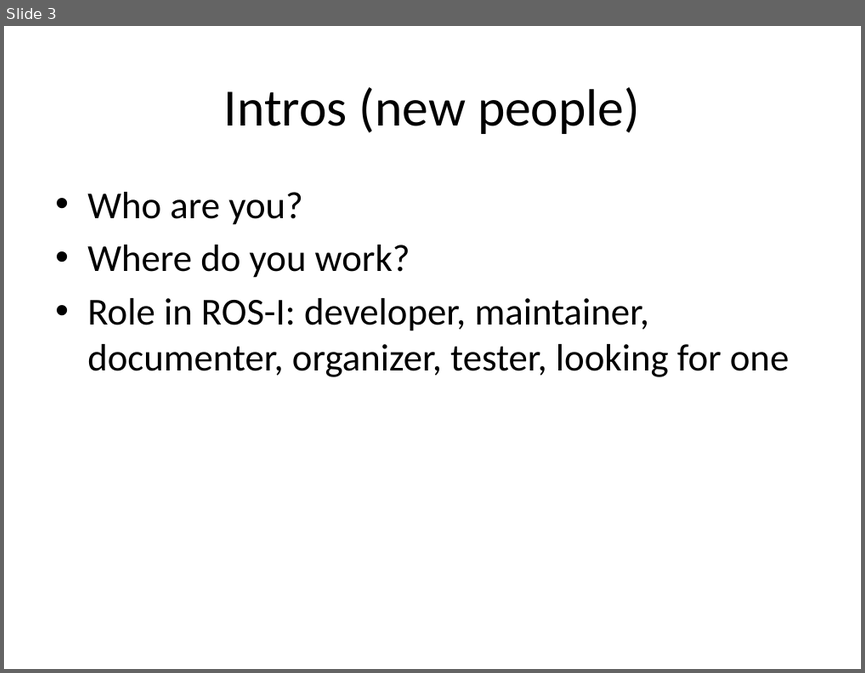
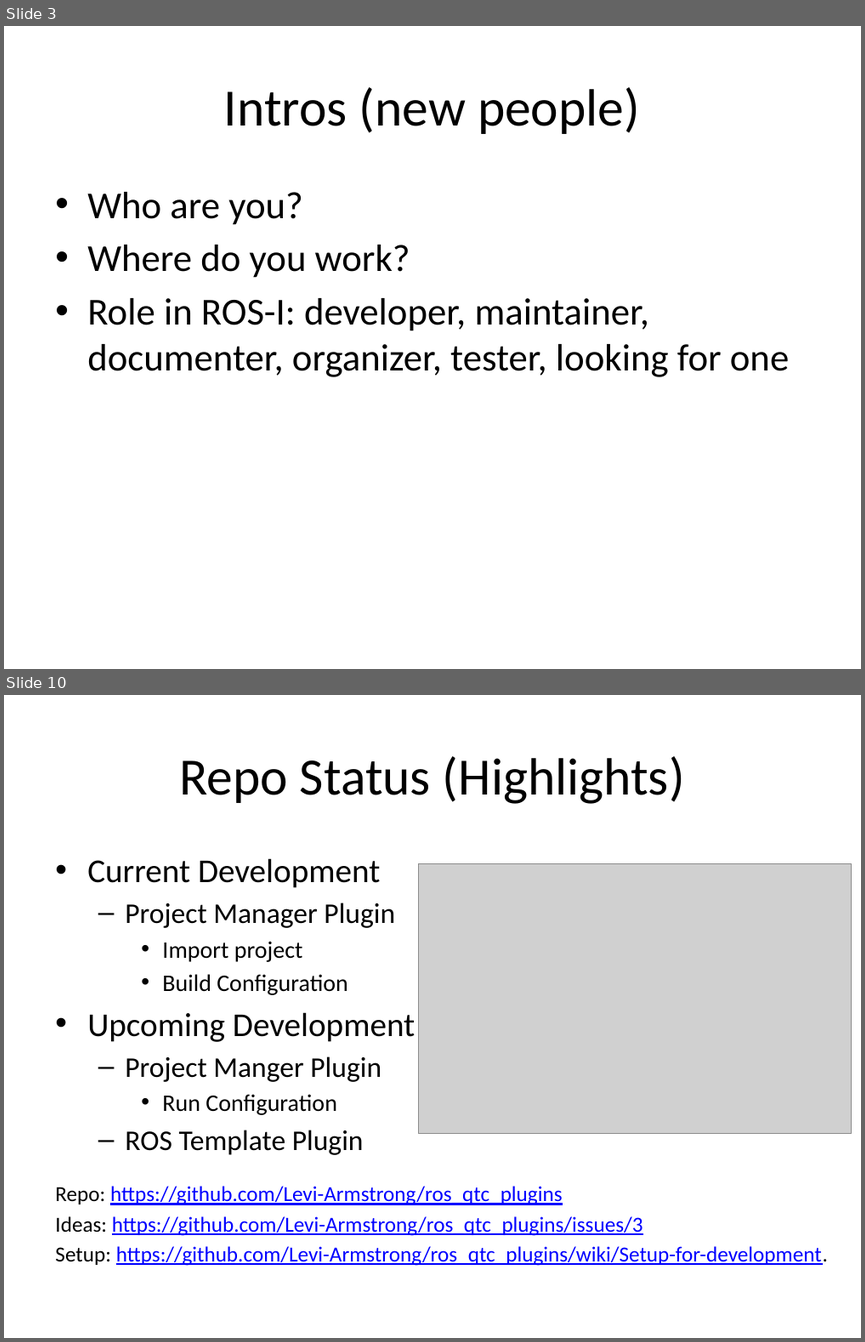
Before and after one commit to ros-industrial/ros_industrial_meetings, a slide deck: developer_meeting_notes/2016_1_12/meeting_agenda.pptx. Shown one above the other, each under a label of ours: slide 3 before the commit, slides 3 and 10 after it; the slides between them are not shown. The pictures are 865x673 and 865x1342 pixels, drawn with LibreOffice and Linux fonts; fonts in the diff are those of the drawing; grey boxes stand for pictures. Boxes give left, top, right and bottom in pixels: in the first picture for what was removed or moved away, otherwise in the second. Text is boxed around its words. In the diff, an @@ line names an element or a change of style, - is before the commit and + after.

```diff
--- a/developer_meeting_notes/2016_1_12/meeting_agenda.pptx
+++ b/developer_meeting_notes/2016_1_12/meeting_agenda.pptx
@@ slide 10 added at <box>4,695,861,1338</box>, background #FFFFFF @@
@@ title added at <box>179,756,685,804</box>, 44 pt, text #000000 @@
+Repo Status (Highlights)
@@ text added at <box>55,858,828,1265</box>, 18 pt, text #0000FF, underline @@
+• Current Development
+  – Project Manager Plugin
+    • Import project
+    • Build Configuration
+• Upcoming Development
+  – Project Manger Plugin
+    • Run Configuration
+  – ROS Template Plugin
+Repo: https://github.com/Levi-Armstrong/ros_qtc_plugins
+Ideas: https://github.com/Levi-Armstrong/ros_qtc_plugins/issues/3
+Setup: https://github.com/Levi-Armstrong/ros_qtc_plugins/wiki/Setup-for-development.
@@ picture added at <box>419,864,851,1133</box> @@
```
Also in this commit, not shown: 6 slides changed, 7 other slides added, 2 other files.
